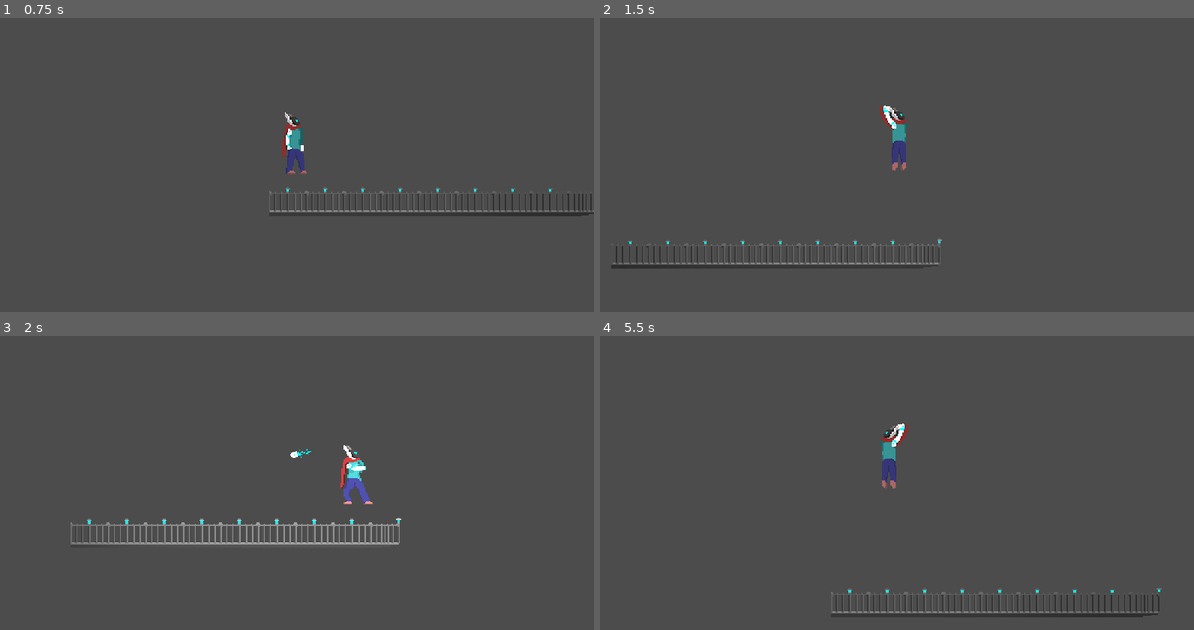
Above: before the commit, frames 1-4 (two rows, left to right).
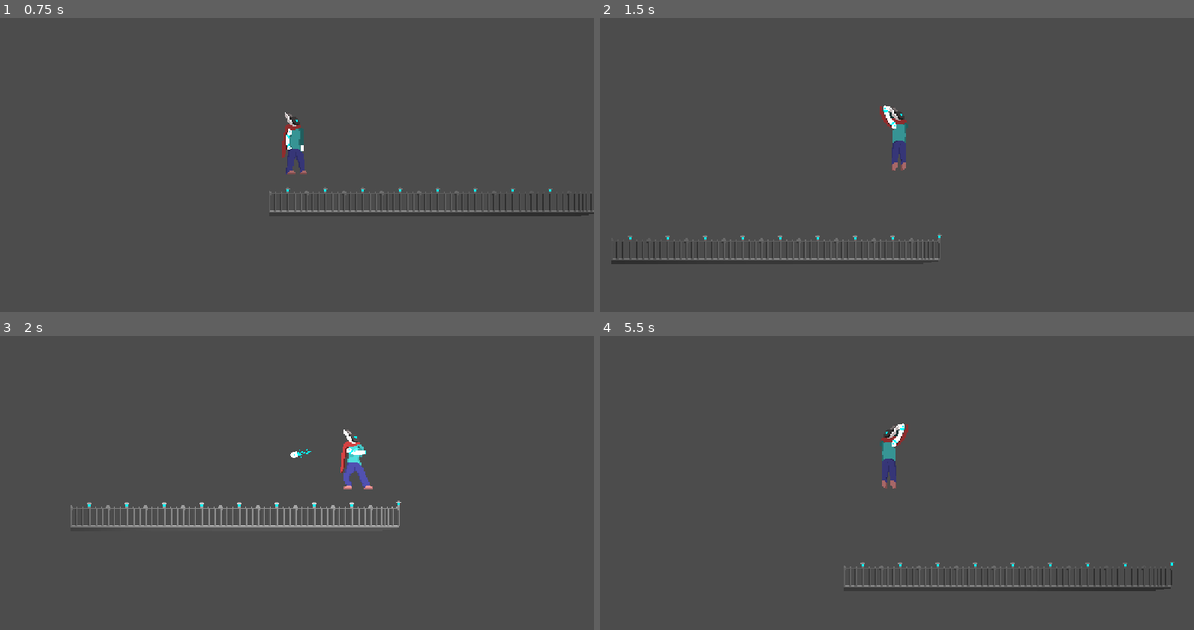
Above: after the commit, the same moments.

Repository: ectucker1/KSUJam_2020
Game: Godot game, scene res://TestStage.tscn
Same seed, same stepped clock (60 frames per second), same inputs: the game is played once before the commit and once after it.
Inputs (mouse positions are in pixels of both pictures, inside the frame that each line leads up to):
- Up to frame 1 (0.75 s): tap Enter at 0.5 s; move the mouse to (427, 120) at 0.52 s; press the mouse at (427, 120) at 0.53 s; hold D (move_right) from 0.53 s (still down)
- Up to frame 2 (1.5 s): keep holding D (move_right); tap Space (move_jump) at 0.77 s; tap Shift (move_warp) at 0.8, 1.35 s; move the mouse to (772, 153) at 1.27 s; release the mouse at (772, 153) at 1.28 s
- Up to frame 3 (2 s): keep holding D (move_right); tap Space (move_jump) at 1.52 s; click (172, 471) at 1.55 s
- Up to frame 4 (5.5 s): move the mouse to (956, 377) at 2.02 s; release D (move_right) at 2.03 s; hold A (move_left) 2.03-2.78 s; hold Right mouse button (move_recall) 2.03-2.78 s; tap Shift (move_warp) at 2.3 s; tap Space (move_jump) at 2.75, 3.02, 3.77, 4.52 s; move the mouse to (861, 524) at 2.77 s; hold D (move_right) 2.78-4.28 s; click (861, 524) at 2.85 s; move the mouse to (1075, 506) at 3.52 s; hold Shift (move_warp) 3.53-4.28 s; move the mouse to (712, 403) at 4.27 s; hold A (move_left) 4.28-5.03 s; click (712, 403) at 4.35 s; move the mouse to (926, 453) at 5.02 s; hold D (move_right) from 5.03 s (still down); hold Shift (move_warp) from 5.03 s (still down)

Frame 1 is identical in both runs. In frame 2, 1.1% of the frame differs, in the area x 1-58%, y 73-86%; in frame 3, 3.2%, in the area x 11-68%, y 31-71%; in frame 4, 1.6%.

Commit message:
First pass on sound effects

Diff:
--- a/Core/Dagger.gd
+++ b/Core/Dagger.gd
@@ -35,6 +35,8 @@
 			velocity *= STOP_SCALE
 			enabled = false
 			grav_dir = 1.0
+			$Effects/Bounce.play()
+			$Sprite/AnimationPlayer.play("Dead")
 
 	# Stop when velocity is slow enough
 	if velocity.length() < MIN_SPEED:
@@ -49,3 +51,4 @@
 func _input(event):
 	if event.is_action_pressed("move_throw") and enabled:
 		grav_dir *= -1.0
+		$Effects/Flip.play()
--- a/Core/Dagger.tscn
+++ b/Core/Dagger.tscn
@@ -1,11 +1,29 @@
-[gd_scene load_steps=6 format=2]
+[gd_scene load_steps=9 format=2]
 
 [ext_resource path="res://Core/Dagger.gd" type="Script" id=1]
 [ext_resource path="res://Assets/Entities/shootyHand.png" type="Texture" id=2]
 [ext_resource path="res://Assets/DefaultLight.png" type="Texture" id=3]
+[ext_resource path="res://Assets/Sfx/Bounce.wav" type="AudioStream" id=4]
+[ext_resource path="res://Assets/Sfx/Flip.wav" type="AudioStream" id=5]
 
 [sub_resource type="RectangleShape2D" id=1]
 extents = Vector2( 3, 2.5 )
+
+[sub_resource type="Animation" id=3]
+resource_name = "Dead"
+loop = true
+tracks/0/type = "value"
+tracks/0/path = NodePath(".:frame")
+tracks/0/interp = 1
+tracks/0/loop_wrap = true
+tracks/0/imported = false
+tracks/0/enabled = true
+tracks/0/keys = {
+"times": PoolRealArray( 0 ),
+"transitions": PoolRealArray( 1 ),
+"update": 1,
+"values": [ 3 ]
+}
 
 [sub_resource type="Animation" id=2]
 resource_name = "Shoot"
@@ -39,10 +57,22 @@
 [node name="Sprite" type="Sprite" parent="."]
 position = Vector2( -1, -0.5 )
 texture = ExtResource( 2 )
-hframes = 3
+hframes = 4
+frame = 3
 
 [node name="AnimationPlayer" type="AnimationPlayer" parent="Sprite"]
+autoplay = "Shoot"
+anims/Dead = SubResource( 3 )
 anims/Shoot = SubResource( 2 )
 
 [node name="Light2D" type="Light2D" parent="."]
 texture = ExtResource( 3 )
+
+[node name="Effects" type="Node2D" parent="."]
+
+[node name="Bounce" type="AudioStreamPlayer" parent="Effects"]
+stream = ExtResource( 4 )
+
+[node name="Flip" type="AudioStreamPlayer" parent="Effects"]
+stream = ExtResource( 5 )
+volume_db = -4.039
--- a/Core/Player.tscn
+++ b/Core/Player.tscn
@@ -1,10 +1,15 @@
-[gd_scene load_steps=23 format=2]
+[gd_scene load_steps=28 format=2]
 
 [ext_resource path="res://Core/PlayerMovement.gd" type="Script" id=1]
 [ext_resource path="res://Assets/Entities/Sunsetseeker.png" type="Texture" id=2]
 [ext_resource path="res://Assets/DefaultLight.png" type="Texture" id=3]
-
-[sub_resource type="Animation" id=14]
+[ext_resource path="res://Assets/Sfx/Fire.wav" type="AudioStream" id=4]
+[ext_resource path="res://Assets/Sfx/Footsteps.wav" type="AudioStream" id=5]
+[ext_resource path="res://Assets/Sfx/Jump.wav" type="AudioStream" id=6]
+[ext_resource path="res://Assets/Sfx/Warp.wav" type="AudioStream" id=7]
+[ext_resource path="res://Assets/Sfx/Land.wav" type="AudioStream" id=8]
+
+[sub_resource type="Animation" id=1]
 resource_name = "Air"
 length = 0.1
 tracks/0/type = "value"
@@ -20,8 +25,7 @@
 "values": [ 3 ]
 }
 
-[sub_resource type="Animation" id=1]
-resource_name = "Idle"
+[sub_resource type="Animation" id=2]
 loop = true
 tracks/0/type = "value"
 tracks/0/path = NodePath("Sprite:frame")
@@ -36,7 +40,7 @@
 "values": [ 0 ]
 }
 
-[sub_resource type="Animation" id=4]
+[sub_resource type="Animation" id=3]
 resource_name = "Run"
 length = 0.6
 loop = true
@@ -53,9 +57,25 @@
 "update": 1,
 "values": [ 5, 6, 7, 8 ]
 }
-
-[sub_resource type="Animation" id=2]
-resource_name = "Shoot"
+tracks/1/type = "method"
+tracks/1/path = NodePath("Effects/Step")
+tracks/1/interp = 1
+tracks/1/loop_wrap = true
+tracks/1/imported = false
+tracks/1/enabled = true
+tracks/1/keys = {
+"times": PoolRealArray( 0.15, 0.45 ),
+"transitions": PoolRealArray( 1, 1 ),
+"values": [ {
+"args": [ 0.0 ],
+"method": "play"
+}, {
+"args": [ 0.0 ],
+"method": "play"
+} ]
+}
+
+[sub_resource type="Animation" id=4]
 length = 0.55
 step = 0.05
 tracks/0/type = "value"
@@ -144,26 +164,26 @@
 texture = ExtResource( 2 )
 vframes = 2
 hframes = 5
-frame = 6
+frame = 8
 __meta__ = {
 "_edit_lock_": true
 }
 
 [node name="AnimationPlayer" type="AnimationPlayer" parent="."]
-anims/Air = SubResource( 14 )
-anims/Idle = SubResource( 1 )
-anims/Run = SubResource( 4 )
-anims/Shoot = SubResource( 2 )
+anims/Air = SubResource( 1 )
+anims/Idle = SubResource( 2 )
+anims/Run = SubResource( 3 )
+anims/Shoot = SubResource( 4 )
 
 [node name="AnimationTree" type="AnimationTree" parent="."]
-tree_root = SubResource( 8 )
+tree_root = SubResource( 17 )
 anim_player = NodePath("../AnimationPlayer")
 parameters/Fire/active = false
-parameters/Movement/playback = SubResource( 9 )
+parameters/Movement/playback = SubResource( 18 )
 
 [node name="Shape" type="CollisionShape2D" parent="."]
 position = Vector2( 0, -24 )
-shape = SubResource( 3 )
+shape = SubResource( 19 )
 __meta__ = {
 "_edit_lock_": true
 }
@@ -185,3 +205,22 @@
 
 [node name="ArmSpawn" type="Position2D" parent="."]
 position = Vector2( 9, -32 )
+
+[node name="Effects" type="Node2D" parent="."]
+
+[node name="Fire" type="AudioStreamPlayer" parent="Effects"]
+stream = ExtResource( 4 )
+
+[node name="Step" type="AudioStreamPlayer" parent="Effects"]
+stream = ExtResource( 5 )
+
+[node name="Jump" type="AudioStreamPlayer" parent="Effects"]
+stream = ExtResource( 6 )
+volume_db = 2.524
+
+[node name="Warp" type="AudioStreamPlayer" parent="Effects"]
+stream = ExtResource( 7 )
+
+[node name="Land" type="AudioStreamPlayer" parent="Effects"]
+stream = ExtResource( 8 )
+volume_db = 3.029
--- a/Core/PlayerMovement.gd
+++ b/Core/PlayerMovement.gd
@@ -58,6 +58,8 @@
 	# Check ground
 	on_ground = is_on_floor()
 	if on_ground:
+		if last_on_ground > 0.2:
+			$Effects/Land.play()
 		last_on_ground = 0.0
 	else:
 		last_on_ground += delta
@@ -87,6 +89,7 @@
 
 	# Jump code
 	if jump_last_pressed < INPUT_RECALL_TIME and last_on_ground < COYOTE_TIME:
+		$Effects/Jump.play()
 		velocity.y = -JUMP_SPEED
 		jump_last_pressed = INF
 
@@ -116,6 +119,7 @@
 	dagger.global_position = $ArmSpawn.global_position
 	get_parent().add_child(dagger)
 	dagger.get_node("Camera").current = true
+	$Effects/Fire.play()
 
 func _input(event):
 	# If not currently controlling the dagger
@@ -149,4 +153,6 @@
 			global_position = dagger.global_position
 			dagger.queue_free()
 			dagger = null
+			velocity = Vector2.ZERO
 			get_node("Camera").current = true
+			$Effects/Warp.play()
Binary file changed: Assets/Entities/shootyHand.png
Not shown, added: Assets/Sfx/Bounce.wav.import
Not shown, added: Assets/Sfx/Fire.wav.import
Not shown, added: Assets/Sfx/Flip.wav.import
Not shown, added: Assets/Sfx/Footsteps.wav.import
Not shown, added: Assets/Sfx/Jump.wav.import
Not shown, added: Assets/Sfx/Land.wav.import
Not shown, added: Assets/Sfx/Warp.wav.import
Not shown: 1 places in Core/Player.tscn that only renumber resources
Not shown: 3 places in TestStage.tscn that only renumber resources
Not shown, added: Assets/Sfx/Bounce.wav
Not shown, added: Assets/Sfx/Fire.wav
(and 6 more such lines)
